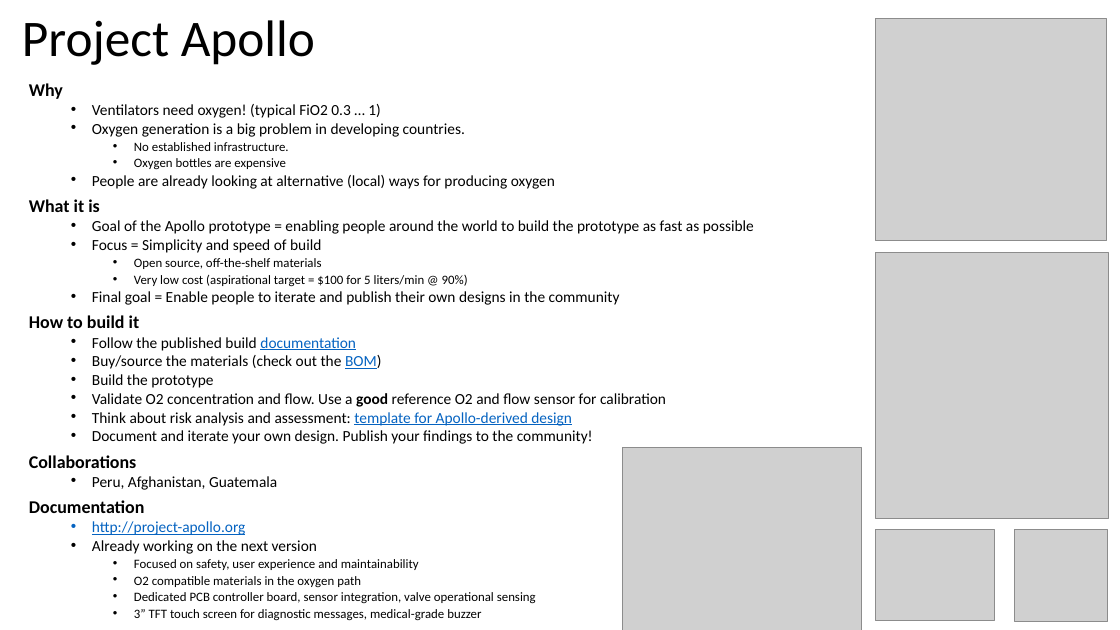
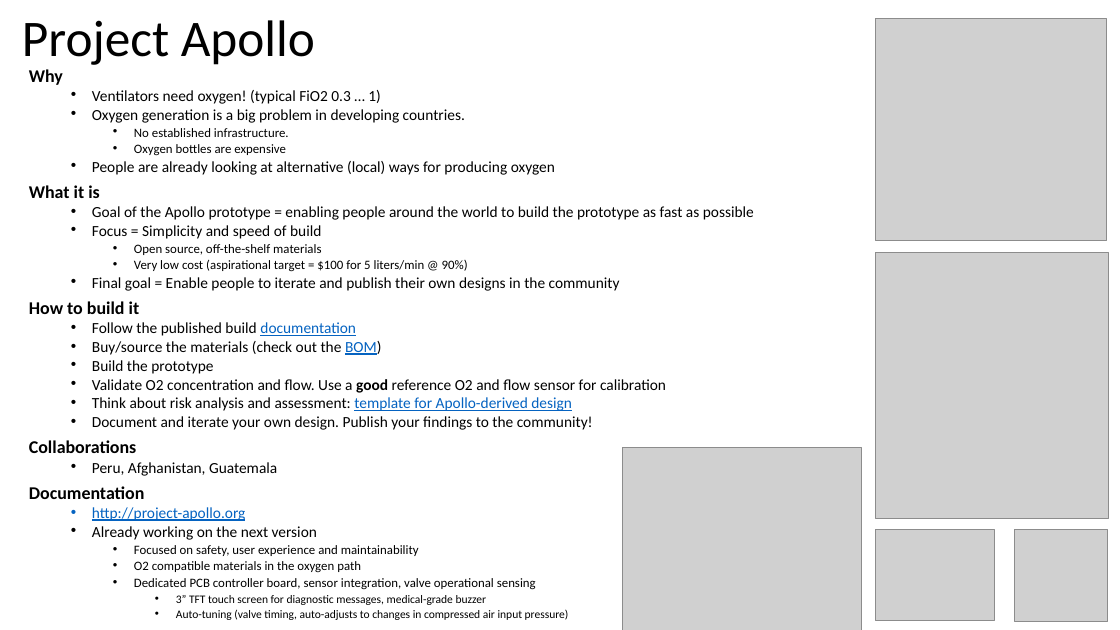
Before and after one commit to oxycon/ProjectApollo, a slide deck: slide 1 of docs/Project Apollo - v04.pptx. Drawn at 1120x630 pixels with LibreOffice and Linux fonts; fonts in the diff are those of the drawing; grey boxes stand for pictures. Boxes give left, top, right and bottom in pixels: in the first picture for what was removed or moved away, otherwise in the second. Text is boxed around its words. In the diff, an @@ line names an element or a change of style, - is before the commit and + after.

```diff
--- a/docs/Project Apollo - v04.pptx
+++ b/docs/Project Apollo - v04.pptx
@@ text "Why": place and size @@
-text "Why" at [29,83,754,621]
+text "Why" at [29,69,754,620]
@@ text at [176,595,487,605]: size 11 to 9.9 pt in "3” TFT touch screen for diagnostic messages, ..."; list level 3 to 4 in "3” TFT touch screen for ..." @@
@@ text at [176,609,569,620]: paragraph added @@
+      • Auto-tuning (valve timing, auto-adjusts to changes in compressed air input pressure)
```
Also in this commit, not shown: 1 other file.
